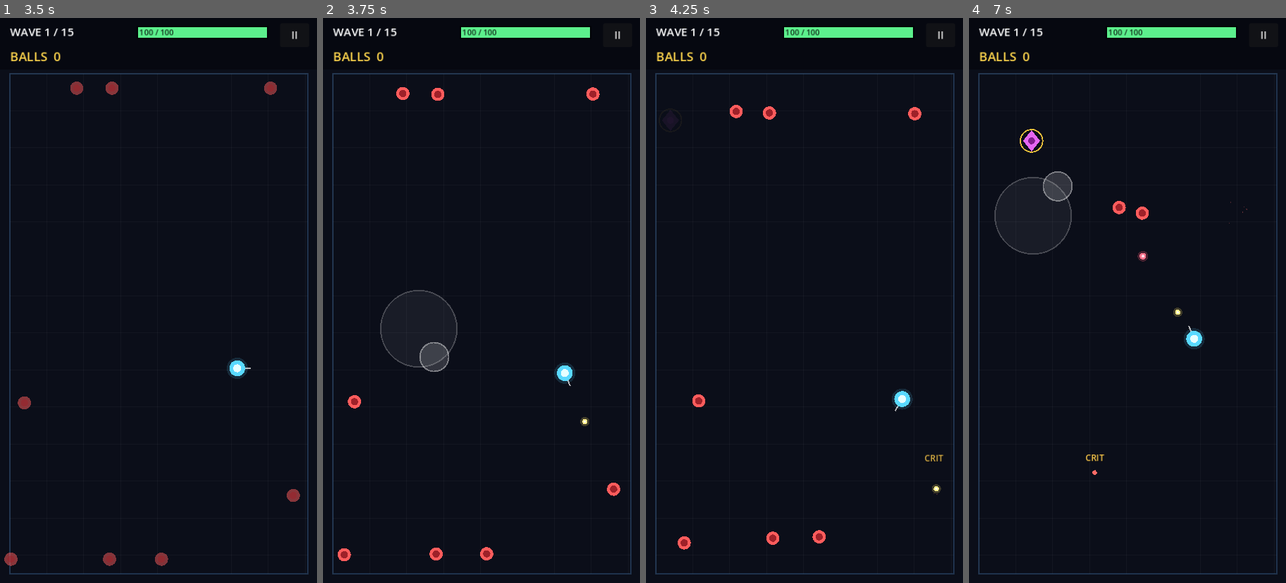
Above: before the commit, frames 1-4 (left to right).
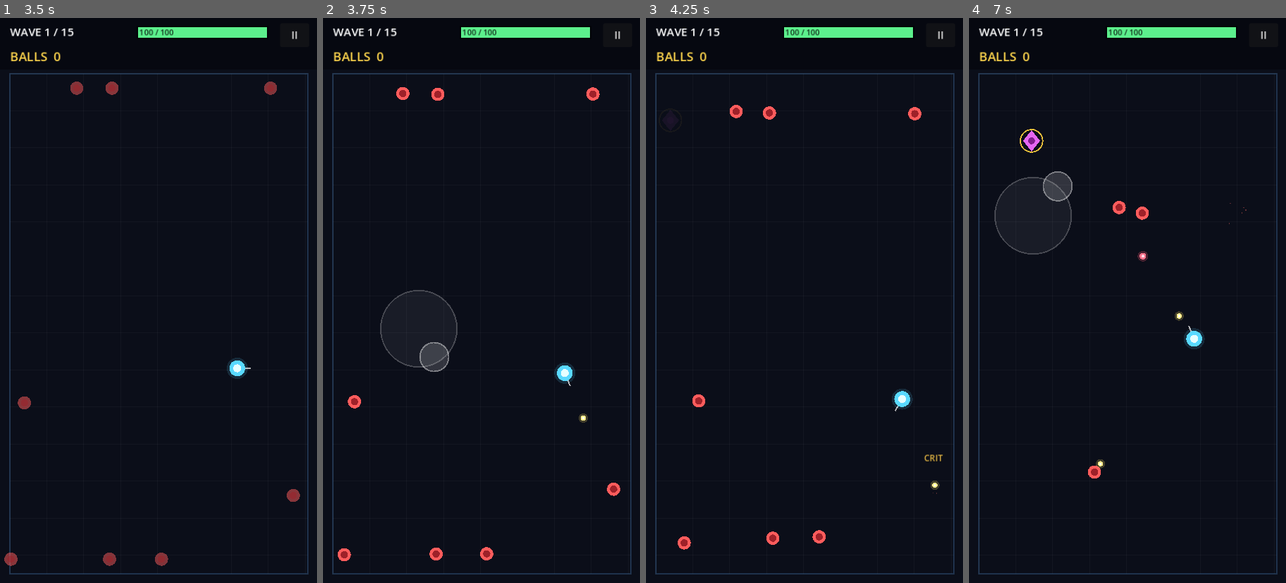
Above: after the commit, the same moments.

Repository: mmfoodchicks/ball-dropper
Game: Godot game, scene res://main.tscn
Two runs of this game, one before a commit and one after it. Both use one fixed random seed, a clock stepped at 60 frames per second and the inputs below.
Inputs (mouse positions are in pixels of both pictures, inside the frame that each line leads up to):
- Up to frame 1 (3.5 s): click "START RUN" at 0.5 s; click "II" at 1.25 s; click "RESUME" at 2 s; tap Enter at 2.75 s; move the mouse to (228, 272) at 2.77 s; hold D from 2.78 s (still down); click (228, 272) at 2.92 s
- Up to frame 2 (3.75 s): release D at 3.5 s; drag from (418, 328) to (465, 413) at 3.52 s
- Up to frame 3 (4.25 s): no input
- Up to frame 4 (7 s): move the mouse to (1159, 176) at 4.27 s; hold D 4.28-5 s; drag from (1111, 413) to (1032, 215) at 5.02 s; move the mouse to (1222, 385) at 5.77 s; hold A 5.78-6.5 s; drag from (1032, 215) to (1079, 159) at 6.52 s

Frame 1 is identical in both runs. In frame 2, less than 0.1% of the frame differs, in the area x 80-84%, y 70-73%; in frame 3, 0.1%; in frame 4, 0.2%, in the area x 36-88%, y 32-82%.

Commit message:
fix: point-blank bullet dead zone; bot wall avoidance
Round-6 diagnostics identified the freeze mechanism exactly: bullets
spawn ahead of the muzzle and get their first collision check only
after moving, so an enemy hugging the hero (inside ~23px) can never be
hit — every shot materializes past it and near-misses the rank behind.
Cornered under a melee pile, the hero deals zero damage forever and the
wave cannot end. Real players would hit the same wall-pinned dead zone.

- Run a collision pass at bullet spawn position (shared helper with the
  per-step pass) and pull the muzzle offset inside the hero's radius.
- Autoplay bot: wall repulsion within 70px so flee behavior can no
  longer pin it into corners under a crowd.

Co-Authored-By: Claude Fable 5 <noreply@anthropic.com>
Claude-Session: https://claude.ai/code/session_01X8QB52Vpk6EtUcCCLmY2pY

Diff:
--- a/src/combat/arena.gd
+++ b/src/combat/arena.gd
@@ -267,31 +267,8 @@
 		if not b.alive:
 			continue
 		b.step(dt)
-		if not b.alive:
-			continue
-		var targets: Array = enemies.duplicate()
-		if boss != null and boss.alive:
-			targets.append(boss)
-		for e in targets:
-			if not e.alive or not b.alive:
-				continue
-			if e.get("spawn_t") != null and e.spawn_t > 0.0:
-				continue
-			var id: int = e.get_instance_id()
-			if b.already_hit(id):
-				continue
-			if b.position.distance_to(e.position) < b.radius + e.radius:
-				b.mark_hit(id)
-				var crit: bool = rng.randf() < run.crit_chance
-				var dmg: float = b.dmg * (run.crit_mult if crit else 1.0)
-				if run.executioner and e.is_elite:
-					dmg *= 1.25
-				e.take_hit(dmg, crit)
-				Sfx.play("hit", 0.15, -10.0)
-				if b.pierce_left > 0:
-					b.pierce_left -= 1
-				else:
-					b.alive = false
+		if b.alive:
+			_bullet_hit_pass(b)
 	for b in enemy_bullets.duplicate():
 		if not b.alive:
 			continue
@@ -300,6 +277,35 @@
 			if b.position.distance_to(hero.position) < b.radius + hero.radius():
 				b.alive = false
 				hero.take_damage(b.dmg)
+
+
+func _bullet_hit_pass(b) -> void:
+	## Also runs once at spawn: bullets spawn ahead of the muzzle, so a
+	## point-blank enemy would otherwise sit in a dead zone between the hero
+	## and the first post-move collision check and never get hit.
+	var targets: Array = enemies.duplicate()
+	if boss != null and boss.alive:
+		targets.append(boss)
+	for e in targets:
+		if not e.alive or not b.alive:
+			continue
+		if e.get("spawn_t") != null and e.spawn_t > 0.0:
+			continue
+		var id: int = e.get_instance_id()
+		if b.already_hit(id):
+			continue
+		if b.position.distance_to(e.position) < b.radius + e.radius:
+			b.mark_hit(id)
+			var crit: bool = rng.randf() < run.crit_chance
+			var dmg: float = b.dmg * (run.crit_mult if crit else 1.0)
+			if run.executioner and e.is_elite:
+				dmg *= 1.25
+			e.take_hit(dmg, crit)
+			Sfx.play("hit", 0.15, -10.0)
+			if b.pierce_left > 0:
+				b.pierce_left -= 1
+			else:
+				b.alive = false
 
 
 func _cleanup() -> void:
@@ -369,6 +375,8 @@
 	b.z_index = 4
 	add_child(b)
 	bullets.append(b)
+	# Point-blank targets overlap the muzzle position; resolve immediately.
+	_bullet_hit_pass(b)
 
 
 func spawn_enemy_bullet(pos: Vector2, vel: Vector2, dmg: float) -> void:
@@ -529,7 +537,18 @@
 		elif flee.length() < 0.01 and nd > 230.0:
 			# Nothing pressuring us: close distance so shots fly shorter.
 			extra = (near_e.position - pos).normalized() * 0.7
-	return (flee * 1.4 + to_center + tangent + extra).limit_length(1.0)
+	# Never let flee pin us into walls/corners.
+	var rect := BalanceS.ARENA_RECT
+	var wall := Vector2.ZERO
+	if pos.x - rect.position.x < 70.0:
+		wall.x += 1.0
+	if rect.end.x - pos.x < 70.0:
+		wall.x -= 1.0
+	if pos.y - rect.position.y < 70.0:
+		wall.y += 1.0
+	if rect.end.y - pos.y < 70.0:
+		wall.y -= 1.0
+	return (flee * 1.4 + to_center + tangent + extra + wall * 1.1).limit_length(1.0)
 
 
 # ---------------------------------------------------------------- drawing
--- a/src/combat/hero.gd
+++ b/src/combat/hero.gd
@@ -73,7 +73,7 @@
 		var off := (float(i) - (n - 1) * 0.5) * spread
 		var dir := _aim.rotated(off)
 		arena.spawn_bullet(
-			position + dir * (radius() + 4.0),
+			position + dir * (radius() - 2.0),
 			dir * run.bullet_speed,
 			dmg,
 			run.bullet_radius,
